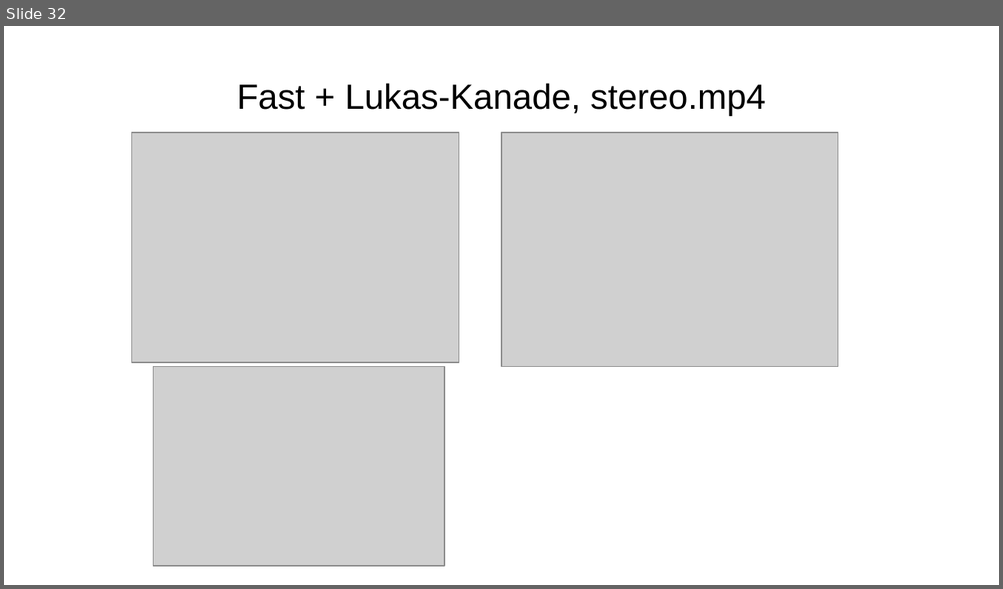
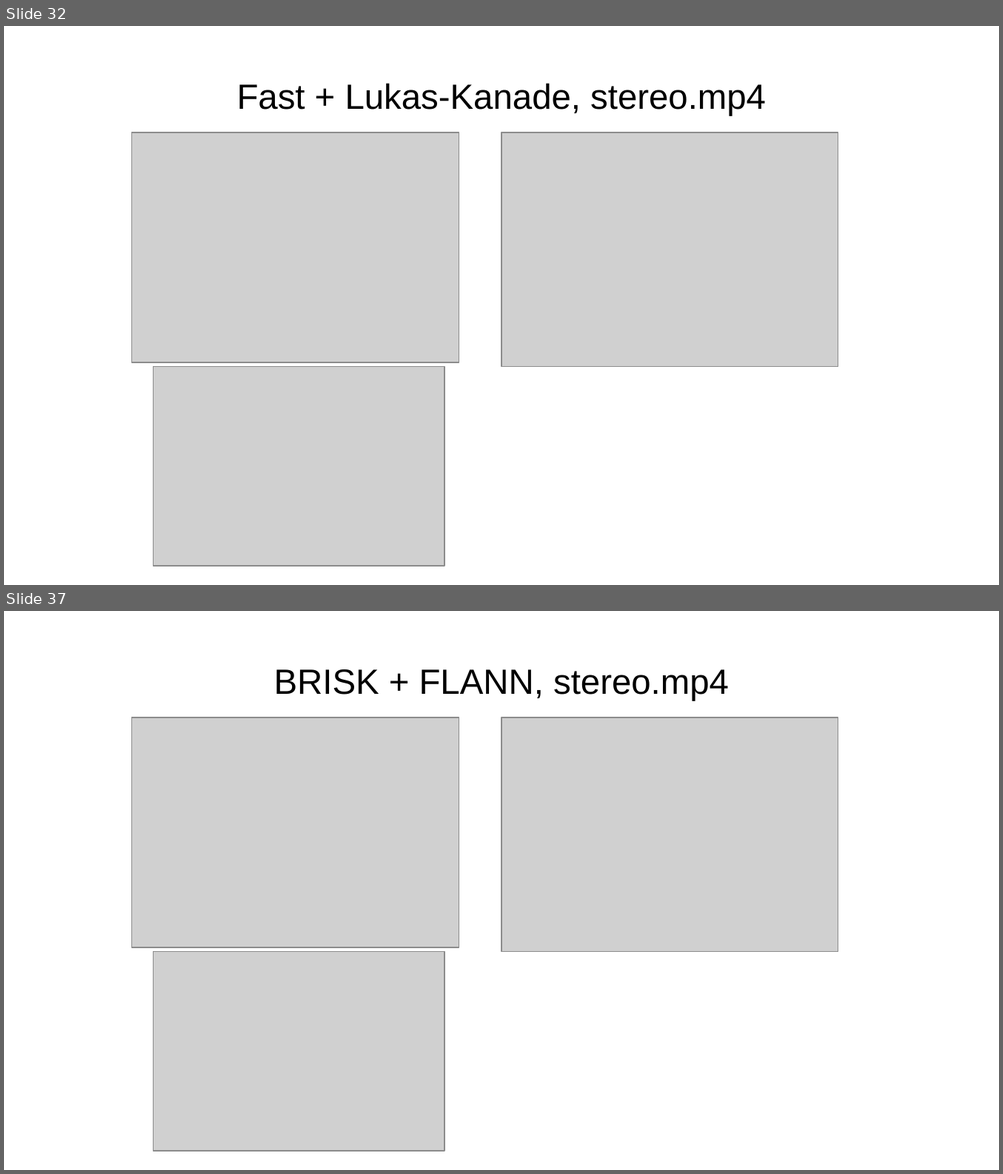
Before and after one commit to daniel-95/diploma, a slide deck: диплом/вкр.pptx. Shown one above the other, each under a label of ours: slide 32 before the commit, slides 32 and 37 after it; the slides between them are not shown. The pictures are 1003x589 and 1003x1174 pixels, drawn with LibreOffice and Linux fonts; fonts in the diff are those of the drawing; grey boxes stand for pictures. Boxes give left, top, right and bottom in pixels: in the first picture for what was removed or moved away, otherwise in the second. Text is boxed around its words. In the diff, an @@ line names an element or a change of style, - is before the commit and + after.

```diff
--- a/диплом/вкр.pptx
+++ b/диплом/вкр.pptx
@@ slide 37 added at [4,611,999,1170], background #FFFFFF @@
@@ text added at [274,669,728,701], 28 pt, text #000000 @@
+BRISK + FLANN, stereo.mp4
@@ picture added at [132,718,459,948] @@
@@ picture added at [501,718,838,952] @@
@@ picture added at [153,952,444,1152] @@
```
Also in this commit, not shown: 2 slides changed, 17 other slides added, 1 other file.
